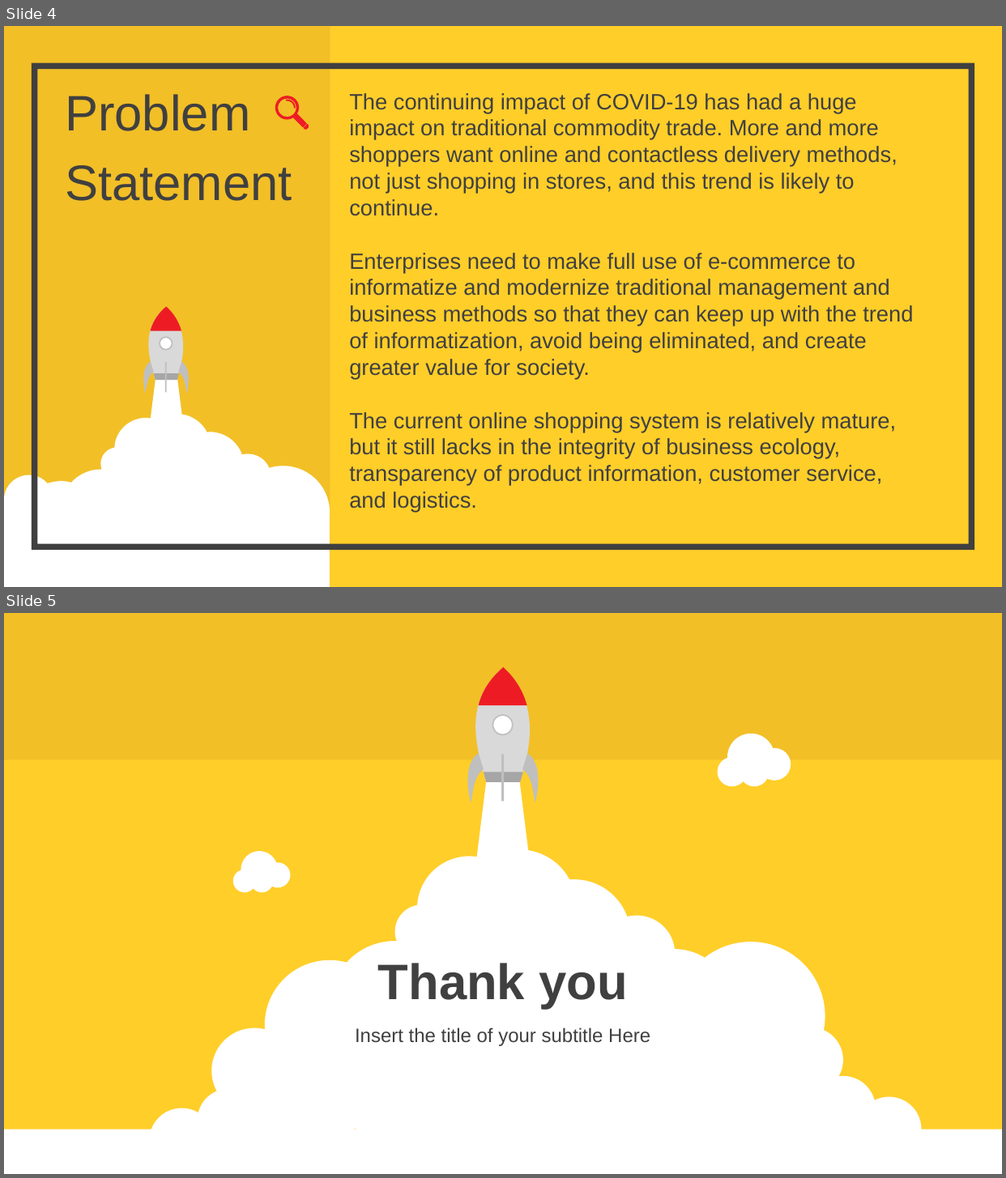
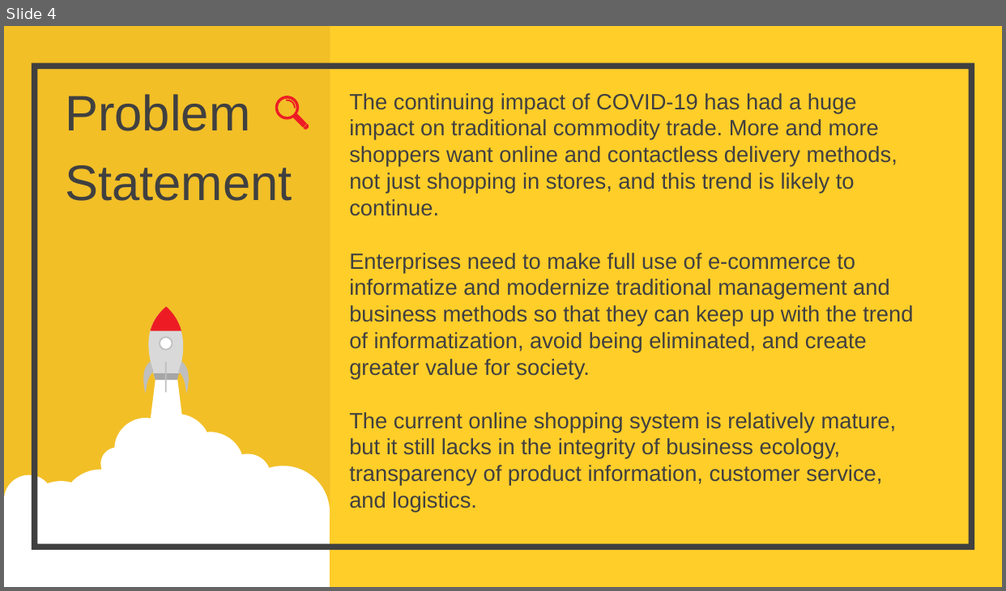
Before and after one commit to GavinZ183/FinalProject, a slide deck: 5100final.pptx. Shown one above the other, each under a label of ours: slides 4 and 5 before the commit, slide 4 after it. The pictures are 1006x1178 and 1006x591 pixels, drawn with LibreOffice and Linux fonts; fonts in the diff are those of the drawing. Boxes give left, top, right and bottom in pixels: in the first picture for what was removed or moved away, otherwise in the second. Text is boxed around its words. In the diff, an @@ line names an element or a change of style, - is before the commit and + after.

```diff
--- a/5100final.pptx
+++ b/5100final.pptx
@@ slide 5 removed at (4, 613, 1002, 1174), background #FFCE29 @@
@@ rectangle removed at (4, 613, 1002, 760) @@
@@ group removed at (468, 667, 539, 803): 5 freeform shapes, 1 ellipse, 1 rectangle @@
@@ group removed at (718, 734, 791, 786): 4 ellipses @@
@@ group removed at (211, 781, 825, 1174): 17 ellipses, 1 trapezoid @@
@@ group removed at (233, 851, 291, 892): 4 ellipses @@
@@ text removed at (378, 963, 627, 1009) @@
-Thank you
@@ text removed at (355, 1028, 650, 1046) @@
-Insert the title of your subtitle Here
@@ group removed at (4, 1027, 1002, 1174): 8 ellipses, 1 rectangle @@
```
Also in this commit, not shown: 1 slide changed, 2 slides added, 2 other files.
